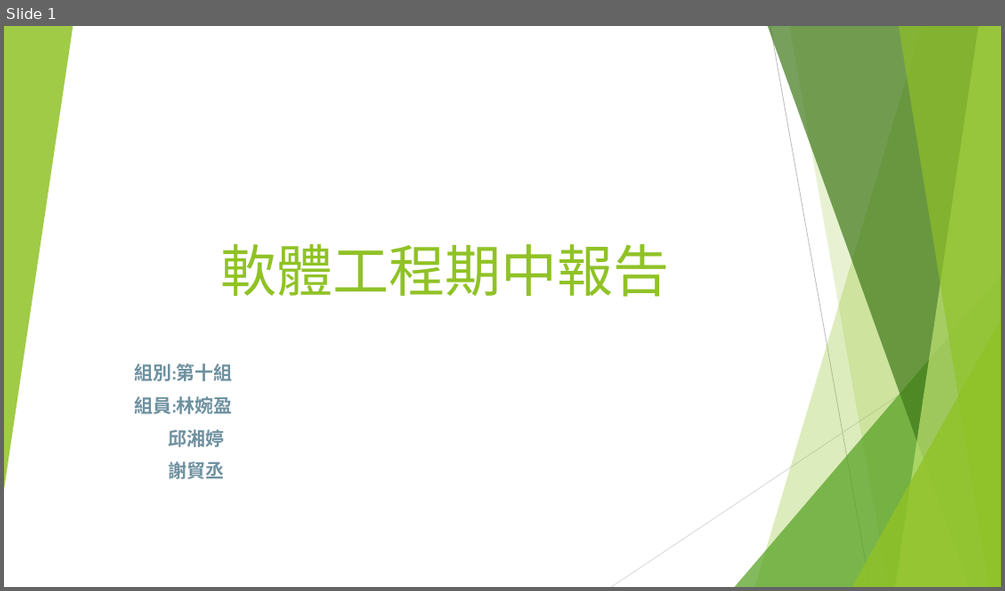
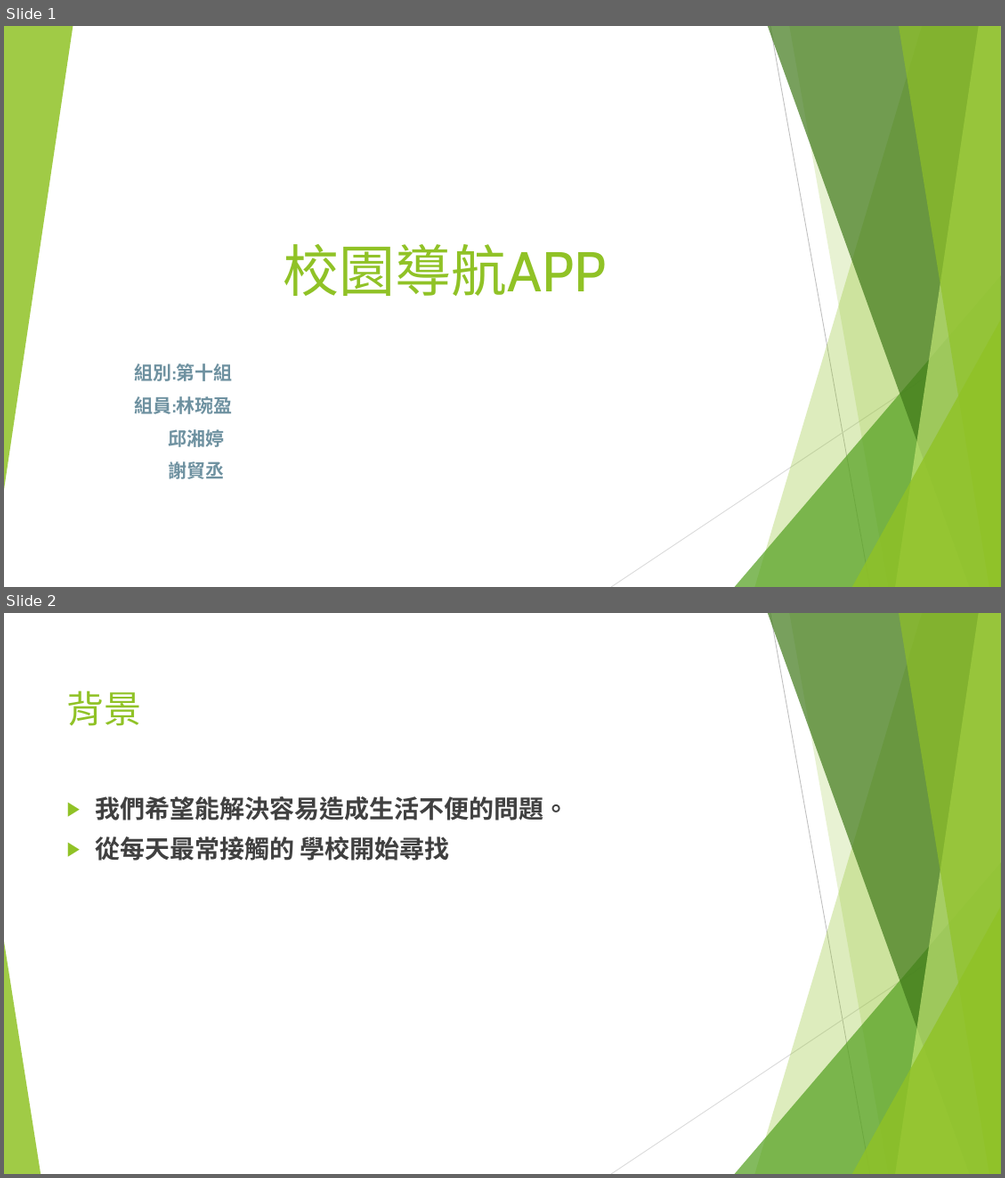
Before and after one commit to 0551102/107_SE_Team-10, a slide deck: 軟工期中v2.pptx. Shown one above the other, each under a label of ours: slide 1 before the commit, slides 1 and 2 after it. The pictures are 1005x591 and 1005x1178 pixels, drawn with LibreOffice and Linux fonts; fonts in the diff are those of the drawing. Boxes give left, top, right and bottom in pixels: in the first picture for what was removed or moved away, otherwise in the second. Text is boxed around its words. In the diff, an @@ line names an element or a change of style, - is before the commit and + after.

```diff
--- a/軟工期中v2.pptx
+++ b/軟工期中v2.pptx
@@ slide 2 added at box(4, 613, 1001, 1174), background #FFFFFF; not listed: 9 template elements that a slide beside it also shows @@
@@ title added at box(67, 690, 142, 726), 36 pt, text #90C226 @@
+背景
@@ text added at box(95, 796, 568, 860), 24 pt, text #404040, bold @@
+▶ 我們希望能解決容易造成生活不便的問題。
+▶ 從每天最常接觸的 學校開始尋找
@@ triangle added at box(4, 941, 40, 1174), fill #90C226 at 85% opacity @@
@@ slide 1 changed as well @@
@@ title at box(283, 244, 607, 296): text changed @@
-軟體工程期中報告
+校園導航APP
@@ subtitle at box(135, 396, 233, 414): text changed @@
-組員:林婉盈
+組員:林琬盈
```
Also in this commit, not shown: 5 other slides changed, 3 other slides added, 2 slides removed, 1 other file.
